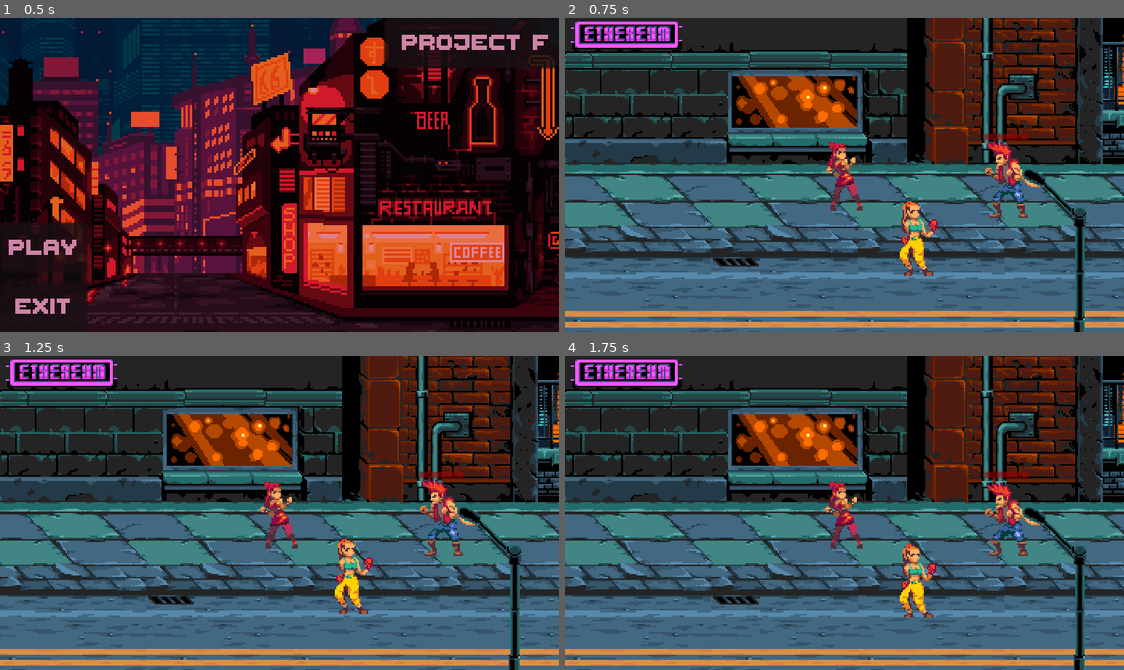
Above: before the commit, frames 1-4 (two rows, left to right).
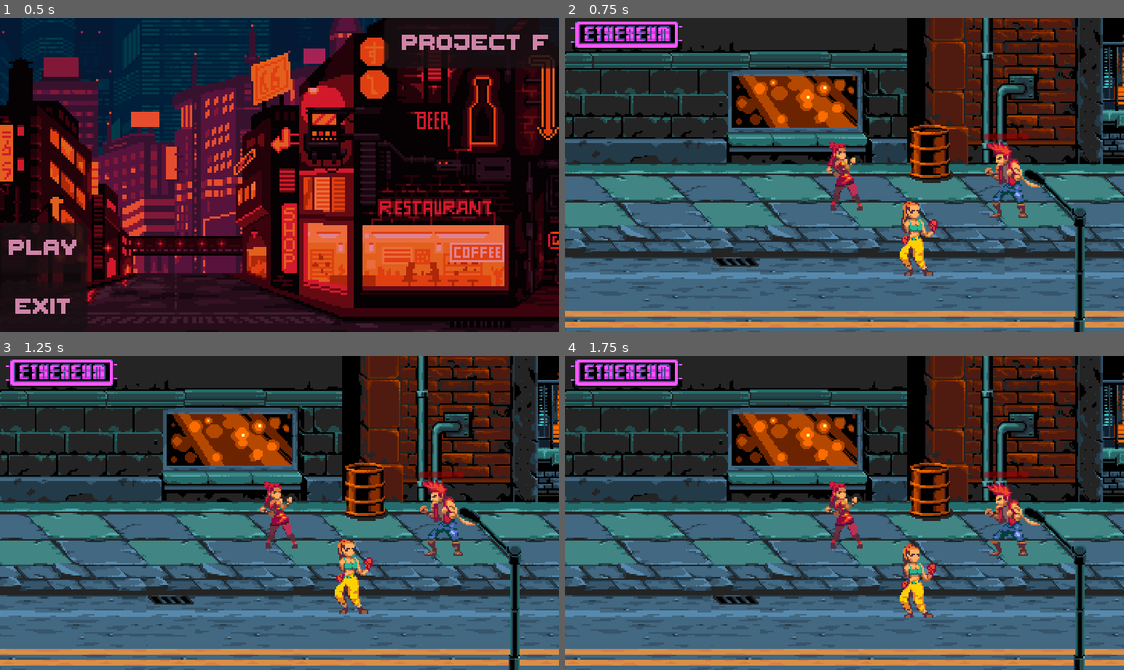
Above: after the commit, the same moments.

Repository: Adolphsus/Fighting-Colors
Game: Godot game, scene res://resources/main_menu.tscn
The game is run twice, just before and just after one commit, with the same random seed, the same clock (stepped at 60 frames per second) and the same inputs.
Inputs:
- Up to frame 1 (0.5 s): no input
- Up to frame 2 (0.75 s): click "PLAY" at 0.5 s
- Up to frame 3 (1.25 s): no input
- Up to frame 4 (1.75 s): tap Down (down2) at 1.35 s; tap Space (jump) at 1.52 s

Frame 1 is identical in both runs. In frame 2, 1.1% of the frame differs, in the area x 7-96%, y 18-53%; in frame 3, 1.1%; in frame 4, 1.1%.

Commit message:
barril + cambios de color enemigos

Diff:
--- a/Scenes/main.tscn
+++ b/Scenes/main.tscn
@@ -8,6 +8,7 @@
 [ext_resource type="Texture2D" uid="uid://c1erjhe12oglp" path="res://assets/Streets of Fight files/Stage Layers/props/Sushi/sushi-1.png" id="5_qjwj0"]
 [ext_resource type="PackedScene" uid="uid://d2r8vd0iljo6g" path="res://player_2.tscn" id="6_3i2qu"]
 [ext_resource type="PackedScene" uid="uid://ctiurf10vk1ym" path="res://enemy1.tscn" id="7_er5t7"]
+[ext_resource type="PackedScene" uid="uid://c8m1u7ghoi5od" path="res://barrel.tscn" id="9_1c6i5"]
 
 [sub_resource type="TileSetAtlasSource" id="TileSetAtlasSource_gheo4"]
 texture = ExtResource("2_gcgbv")
@@ -1587,42 +1588,62 @@
 
 [node name="main" type="Node2D"]
 
-[node name="Back" type="Sprite2D" parent="."]
-position = Vector2(399, 40)
+[node name="Background" type="Node2D" parent="."]
+position = Vector2(240, 85)
+
+[node name="Back" type="Sprite2D" parent="Background"]
+position = Vector2(159, -45)
 texture = ExtResource("1_5paak")
 
-[node name="Back2" type="Sprite2D" parent="."]
-position = Vector2(495, 40)
+[node name="Back2" type="Sprite2D" parent="Background"]
+position = Vector2(255, -45)
 texture = ExtResource("1_5paak")
 
-[node name="TileMap" type="TileMap" parent="."]
+[node name="TileMap" type="TileMap" parent="Background"]
+position = Vector2(-240, -85)
 tile_set = SubResource("TileSet_33bhc")
 format = 2
 layer_0/tile_data = PackedInt32Array(0, 1179648, 0, 65536, 1179648, 1, 131072, 1179648, 2, 196608, 1179648, 3, 262144,  …(24682 unchanged characters)…
 
-[node name="Ethereum-1" type="Sprite2D" parent="."]
-position = Vector2(41, 11)
+[node name="Ethereum-1" type="Sprite2D" parent="Background"]
+position = Vector2(-199, -74)
 texture = ExtResource("4_0t7m8")
 
-[node name="Sushi-1" type="Sprite2D" parent="."]
-position = Vector2(731, 29)
+[node name="Sushi-1" type="Sprite2D" parent="Background"]
+position = Vector2(491, -56)
 texture = ExtResource("5_qjwj0")
 
-[node name="TileMap2" type="TileMap" parent="."]
+[node name="TileMap2" type="TileMap" parent="Background"]
+position = Vector2(-240, -85)
 format = 2
 
-[node name="Player" parent="." instance=ExtResource("1_h2swh")]
+[node name="poste" type="Sprite2D" parent="Background"]
+position = Vector2(139, 81)
+texture = ExtResource("2_5gkjw")
+
+[node name="Kinetic" type="Node2D" parent="."]
+y_sort_enabled = true
+
+[node name="Players" type="Node2D" parent="Kinetic"]
+y_sort_enabled = true
+
+[node name="Player" parent="Kinetic/Players" instance=ExtResource("1_h2swh")]
 position = Vector2(183, 103)
 collision_layer = 0
 
-[node name="Player2" parent="." instance=ExtResource("6_3i2qu")]
+[node name="Player2" parent="Kinetic/Players" instance=ExtResource("6_3i2qu")]
 collision_layer = 0
 collision_mask = 1
 
-[node name="Enemy1" parent="." instance=ExtResource("7_er5t7")]
+[node name="Enemies" type="Node2D" parent="Kinetic"]
+y_sort_enabled = true
+
+[node name="Enemy1" parent="Kinetic/Enemies" instance=ExtResource("7_er5t7")]
 position = Vector2(292, 100)
 collision_layer = 0
 
-[node name="poste" type="Sprite2D" parent="."]
-position = Vector2(379, 166)
-texture = ExtResource("2_5gkjw")
+[node name="Props" type="Node2D" parent="Kinetic"]
+y_sort_enabled = true
+
+[node name="CharacterBody2D" parent="Kinetic/Props" instance=ExtResource("9_1c6i5")]
+position = Vector2(240, 85)
--- a/Scenes/player.tscn
+++ b/Scenes/player.tscn
@@ -21,7 +21,7 @@
 
 func on_area_entered(area: Node):
 	if area.get_parent().has_method(\"take_damage\"):
-		area.get_parent().take_damage()
+		area.get_parent().take_damage('player1')
 
 func _ready():
 	animation_tree.animation_finished.connect(reset_movement)
@@ -595,9 +595,10 @@
 
 [node name="Area2D" type="Area2D" parent="Pivot"]
 collision_layer = 0
-collision_mask = 4
+collision_mask = 5
 
 [node name="CollisionShape2D2" type="CollisionShape2D" parent="Pivot/Area2D"]
+light_mask = 4
 position = Vector2(26, -8)
 shape = SubResource("RectangleShape2D_0nayi")
 disabled = true
--- /dev/null
+++ b/barrel.gd
@@ -0,0 +1,20 @@
+extends CharacterBody2D
+
+@onready var animation_player = $AnimationPlayer
+@onready var animation_tree = $AnimationTree
+@onready var playback = animation_tree.get("parameters/playback")
+
+var health = 40
+
+
+var state = 'idle'
+func take_damage(player):
+	state = 'hurt'
+	if player == 'player1':
+		health -= 25
+		if health <= 0:
+			playback.travel("hurt")
+	elif player == 'player2':
+		health -= 40
+		if health <= 0:
+			playback.travel("hurt")
--- /dev/null
+++ b/barrel.tscn
@@ -0,0 +1,132 @@
+[gd_scene load_steps=14 format=3 uid="uid://c8m1u7ghoi5od"]
+
+[ext_resource type="Script" path="res://barrel.gd" id="1_4o0ow"]
+[ext_resource type="Texture2D" uid="uid://c3b7gk0ov8752" path="res://assets/Streets of Fight files/Stage Layers/props/barrel.png" id="2_5a6hu"]
+
+[sub_resource type="RectangleShape2D" id="RectangleShape2D_dvb7c"]
+size = Vector2(32, 42)
+
+[sub_resource type="Animation" id="Animation_hjqcb"]
+length = 0.001
+tracks/0/type = "value"
+tracks/0/imported = false
+tracks/0/enabled = true
+tracks/0/path = NodePath("../../Sprite2D:frame")
+tracks/0/interp = 1
+tracks/0/loop_wrap = true
+tracks/0/keys = {
+"times": PackedFloat32Array(0),
+"transitions": PackedFloat32Array(1),
+"update": 1,
+"values": [0]
+}
+tracks/1/type = "value"
+tracks/1/imported = false
+tracks/1/enabled = true
+tracks/1/path = NodePath(".:disabled")
+tracks/1/interp = 1
+tracks/1/loop_wrap = true
+tracks/1/keys = {
+"times": PackedFloat32Array(0),
+"transitions": PackedFloat32Array(1),
+"update": 1,
+"values": [false]
+}
+
+[sub_resource type="Animation" id="Animation_4esi3"]
+resource_name = "hurt"
+length = 0.5
+tracks/0/type = "value"
+tracks/0/imported = false
+tracks/0/enabled = true
+tracks/0/path = NodePath("../../Sprite2D:frame")
+tracks/0/interp = 1
+tracks/0/loop_wrap = true
+tracks/0/keys = {
+"times": PackedFloat32Array(0),
+"transitions": PackedFloat32Array(1),
+"update": 1,
+"values": [1]
+}
+
+[sub_resource type="Animation" id="Animation_3cdfa"]
+resource_name = "idle"
+loop_mode = 1
+tracks/0/type = "value"
+tracks/0/imported = false
+tracks/0/enabled = true
+tracks/0/path = NodePath("../../Sprite2D:frame")
+tracks/0/interp = 1
+tracks/0/loop_wrap = true
+tracks/0/keys = {
+"times": PackedFloat32Array(0),
+"transitions": PackedFloat32Array(1),
+"update": 1,
+"values": [0]
+}
+tracks/1/type = "value"
+tracks/1/imported = false
+tracks/1/enabled = true
+tracks/1/path = NodePath(".:disabled")
+tracks/1/interp = 1
+tracks/1/loop_wrap = true
+tracks/1/keys = {
+"times": PackedFloat32Array(0),
+"transitions": PackedFloat32Array(1),
+"update": 1,
+"values": [false]
+}
+
+[sub_resource type="AnimationLibrary" id="AnimationLibrary_qtngq"]
+_data = {
+"RESET": SubResource("Animation_hjqcb"),
+"hurt": SubResource("Animation_4esi3"),
+"idle": SubResource("Animation_3cdfa")
+}
+
+[sub_resource type="AnimationNodeAnimation" id="AnimationNodeAnimation_08vt1"]
+animation = &"hurt"
+
+[sub_resource type="AnimationNodeAnimation" id="AnimationNodeAnimation_nij4i"]
+animation = &"idle"
+
+[sub_resource type="AnimationNodeStateMachineTransition" id="AnimationNodeStateMachineTransition_6atla"]
+advance_mode = 2
+
+[sub_resource type="AnimationNodeStateMachineTransition" id="AnimationNodeStateMachineTransition_j2bfo"]
+
+[sub_resource type="AnimationNodeStateMachine" id="AnimationNodeStateMachine_c4jll"]
+states/hurt/node = SubResource("AnimationNodeAnimation_08vt1")
+states/hurt/position = Vector2(662, 100)
+states/idle/node = SubResource("AnimationNodeAnimation_nij4i")
+states/idle/position = Vector2(424, 99)
+transitions = ["Start", "idle", SubResource("AnimationNodeStateMachineTransition_6atla"), "idle", "hurt", SubResource("AnimationNodeStateMachineTransition_j2bfo")]
+
+[sub_resource type="AnimationNodeStateMachinePlayback" id="AnimationNodeStateMachinePlayback_gk6d7"]
+
+[node name="Barrel" type="CharacterBody2D"]
+collision_layer = 4
+script = ExtResource("1_4o0ow")
+
+[node name="Sprite2D" type="Sprite2D" parent="."]
+texture = ExtResource("2_5a6hu")
+hframes = 2
+
+[node name="Area2D" type="Area2D" parent="."]
+
+[node name="CollisionShape2D" type="CollisionShape2D" parent="Area2D"]
+light_mask = 4
+position = Vector2(0, 3)
+shape = SubResource("RectangleShape2D_dvb7c")
+
+[node name="AnimationPlayer" type="AnimationPlayer" parent="."]
+root_node = NodePath("../Area2D/CollisionShape2D")
+libraries = {
+"": SubResource("AnimationLibrary_qtngq")
+}
+
+[node name="AnimationTree" type="AnimationTree" parent="."]
+tree_root = SubResource("AnimationNodeStateMachine_c4jll")
+anim_player = NodePath("../AnimationPlayer")
+active = true
+parameters/playback = SubResource("AnimationNodeStateMachinePlayback_gk6d7")
--- a/enemy1.gd
+++ b/enemy1.gd
@@ -1,13 +1,15 @@
 extends CharacterBody2D
 class_name Enemy
+
 #@onready var hurt_box = $HurtBox
 @onready var animation_tree = $AnimationTree
 @onready var animation_player = $AnimationPlayer
 @onready var playback = animation_tree.get("parameters/playback")
 @onready var progress_bar = $MarginContainer/ProgressBar
+@onready var sprite_2d = $Sprite2D
 
-const Max_health = 100
-var health = 100:
+const Max_health = 99999
+var health = 99999:
 	set(value):
 		health = value
 		progress_bar.value = value
@@ -25,9 +27,15 @@
 	progress_bar.value = Max_health
 
 
-func take_damage():
+func take_damage(player):
 	health = max(health - 25, 0)
 	playback.travel("hurt")
+	var tween = create_tween()
+	if player == 'player1':
+		tween.tween_callback($Sprite2D.set_modulate.bind(Color.RED)).set_delay(2)
+	if player == 'player2':
+		tween.tween_callback($Sprite2D.set_modulate.bind(Color.BLUE)).set_delay(2)
+
 	if health == 0:
 		playback.travel("knockdown")
 		state = DEATH
--- a/player_2.tscn
+++ b/player_2.tscn
@@ -8,6 +8,7 @@
 var speed_x = 70
 var speed_y = 40
 @export var can_move = true
+@onready var area_2d = $Pivot/Area2D
 
 ## Player script
 
@@ -16,9 +17,13 @@
 @onready var pivot = $Pivot
 @onready var playback = animation_tree.get(\"parameters/playback\")
 
+func on_area_entered(area: Node):
+	if area.get_parent().has_method(\"take_damage\"):
+		area.get_parent().take_damage('player2')
+
 func _ready():
 	animation_tree.animation_finished.connect(reset_movement)
-
+	area_2d.area_entered.connect(on_area_entered)
 
 func get_H():
 	var input_direction_H = Input.get_axis(\"left2\", \"right2\")
@@ -60,7 +65,6 @@
 	if velocity.x == 0 and velocity.y == 0:
 		playback.travel(\"idle\")
 
-
 	move_and_slide()
 "
 
@@ -106,7 +110,7 @@
 "times": PackedFloat32Array(0),
 "transitions": PackedFloat32Array(1),
 "update": 1,
-"values": [false]
+"values": [true]
 }
 tracks/3/type = "value"
 tracks/3/imported = false
@@ -208,7 +212,7 @@
 tracks/4/interp = 1
 tracks/4/loop_wrap = true
 tracks/4/keys = {
-"times": PackedFloat32Array(0, 0.6, 0.8),
+"times": PackedFloat32Array(0, 0.3, 0.4),
 "transitions": PackedFloat32Array(1, 1, 1),
 "update": 1,
 "values": [true, false, true]
@@ -248,10 +252,10 @@
 tracks/2/interp = 1
 tracks/2/loop_wrap = true
 tracks/2/keys = {
-"times": PackedFloat32Array(0, 0.3),
-"transitions": PackedFloat32Array(1, 1),
-"update": 1,
-"values": [true, false]
+"times": PackedFloat32Array(0, 0.3, 0.5),
+"transitions": PackedFloat32Array(1, 1, 1),
+"update": 1,
+"values": [true, false, true]
 }
 
 [sub_resource type="Animation" id="Animation_h4s67"]
@@ -346,10 +350,13 @@
 frame = 32
 
 [node name="Area2D" type="Area2D" parent="Pivot"]
+collision_layer = 0
+collision_mask = 5
 
 [node name="CollisionShape2D2" type="CollisionShape2D" parent="Pivot/Area2D"]
 position = Vector2(29, -3)
 shape = SubResource("RectangleShape2D_0nayi")
+disabled = true
 
 [node name="CollisionShape2D" type="CollisionShape2D" parent="."]
 position = Vector2(2, 21)
Not shown: 1 places in Scenes/main.tscn that only renumber resources
